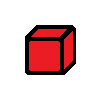
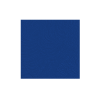
Layers edited between the first and the second 100×100 image:
added group "water" with 1 layers above "consumer goods" over [20, 19, 80, 79]
added layer "water.png copy" in group "water" over [20, 19, 80, 79]
renamed "Layer Group" to "consumer goods", hid the group it (3 layers) over [20, 19, 80, 79]
